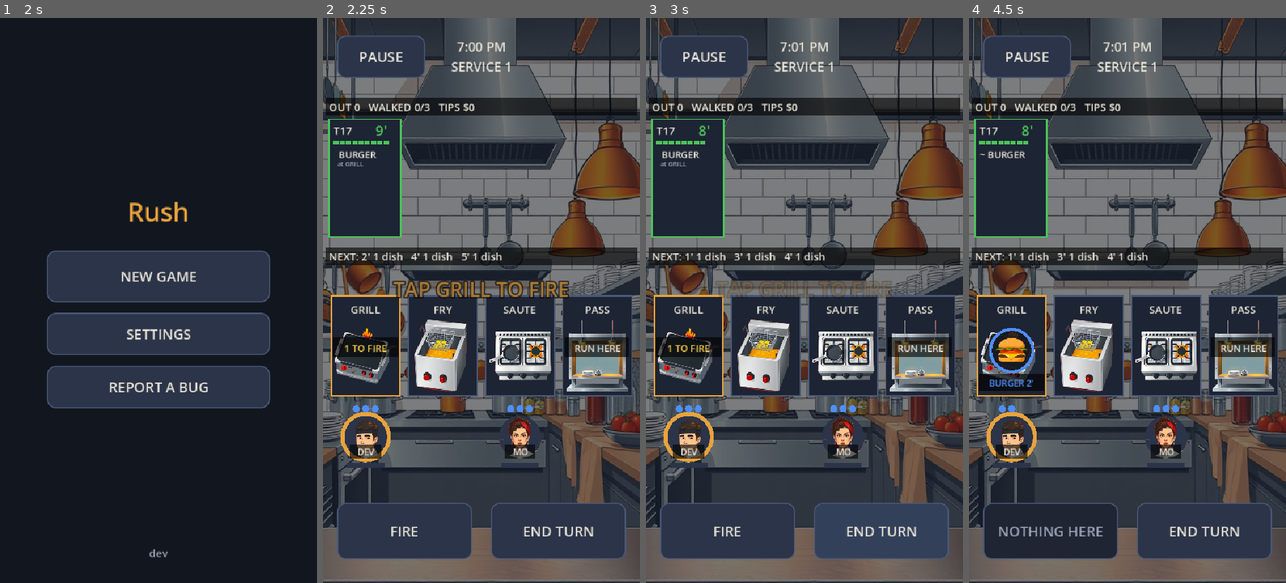
Above: before the commit, frames 1-4 (left to right).
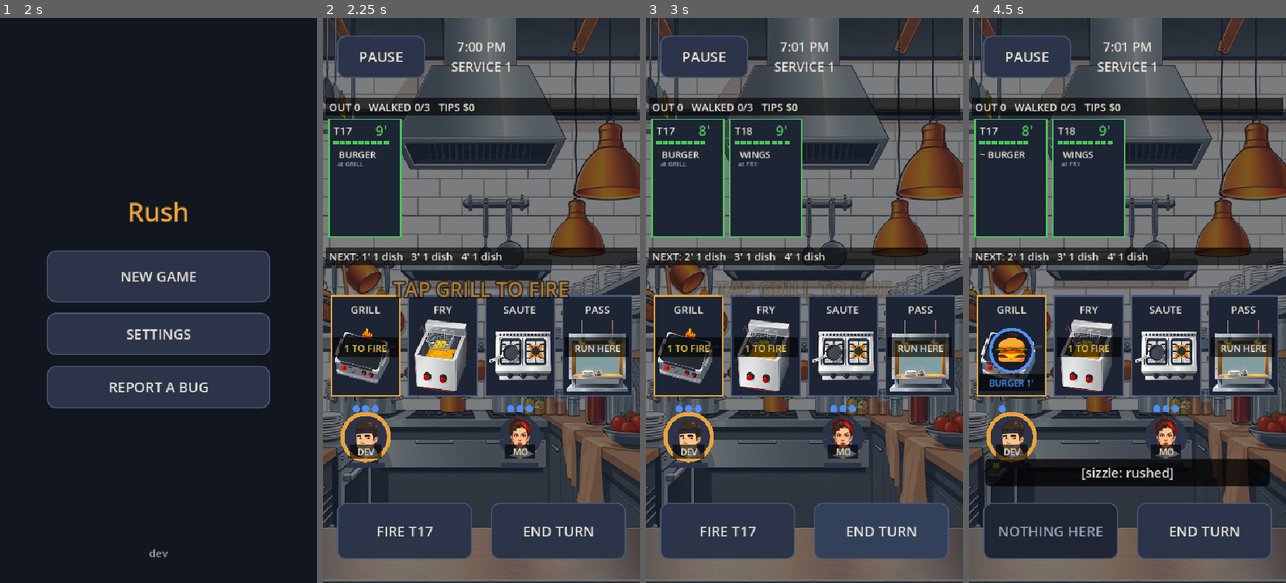
Above: after the commit, the same moments.

Repository: duffpowell-commits/Rush
Game: Godot game, scene res://scenes/boot.tscn
The game is run twice, just before and just after one commit, with the same random seed, the same clock (stepped at 60 frames per second) and the same inputs.
Inputs (mouse positions are in pixels of both pictures, inside the frame that each line leads up to):
- Up to frame 1 (2 s): click "Skip splash" at 0.5 s; click "SKIP" at 1.25 s
- Up to frame 2 (2.25 s): click "NEW GAME" at 2 s
- Up to frame 3 (3 s): click "END TURN" at 2.75 s
- Up to frame 4 (4.5 s): click (1051, 532) at 3.5 s, where only the run before the commit has a clickable "FIRE"; click (1051, 532) at 4.25 s, where only the run after the commit has a clickable "RUSH +STRESS"

Frame 1 is identical in both runs. In frame 2, 0.2% of the frame differs, in the area x 12-46%, y 41-92%; in frame 3, 4.9%; in frame 4, 9.1%, in the area x 5-95%, y 17-83%.

Commit message:
Pick the ticket, RUSH the grill, a pass window
From Claude's playtest (Duff picked the top 3):
- Tap a ticket card: FIRE cooks that table first; the button names the table.
- RUSH: a minute off a cooking pan, once a turn, for stress (TUNE rush_stress).
- Plating puts the dish on the pass window; any cook at the pass runs it.
- Curve retuned to 8 + 1 per service (the window made the bot far stronger).
- Save v3 moves a carried plate onto the window. New tests + PICK/RUSH/WINDOW autoplay.

Co-Authored-By: Claude Opus 5.5 <noreply@anthropic.com>
Claude-Session: https://claude.ai/code/session_01V3sbxLu4c4oLEvnvp25i9E

Diff:
--- a/scripts/autoplay.gd
+++ b/scripts/autoplay.gd
@@ -135,6 +135,51 @@
 		await _frames(3)
 	await _shot("game")
 	_check(game.score > start_score, "PLAY PASS (%d ticket out by %s)" % [game.score, game.k.clock()])
+	# Nov 25 playtest features, by real taps on a set-up minute (then the service is put back):
+	# tap a ticket to cook it first, RUSH a cooking pan, plates go up on the pass window and MO runs one.
+	var real: Dictionary = game.k.to_dict()
+	var kk: Object = game.k
+	kk.tickets = [
+		{"id": 901, "table": 21, "items": [{"dish": "STEAK", "state": "wait"}], "time": 3, "big": false},
+		{"id": 902, "table": 22, "items": [{"dish": "BURGER", "state": "wait"}, {"dish": "FRIES", "state": "cooking"}], "time": 8, "big": false}]
+	kk.pans = [{}, {"tid": 902, "dish": "FRIES", "left": 0, "sat": 0, "rushed": false}, {}]
+	kk.window = []
+	kk.crew[0].at = 0
+	kk.crew[1].at = 1
+	for cr in kk.crew:
+		cr.ap = kk.ap
+		cr.out = false
+		cr.stress = 0
+		cr.hand = {}
+	game.sel = 0
+	game.pick_tid = 0
+	game._after_move()
+	var fire_default: String = game.act_btn.text
+	await _tap_at(game.field.get_global_transform() * game.ticket_rect(1).get_center())   # table 22: less urgent
+	var pick_ok: bool = game.pick_tid == 902 and game.act_btn.text == "FIRE T22"
+	await _tap_at(game.field.get_global_transform() * game.station_rect(0).get_center())   # DEV's own station: act
+	pick_ok = pick_ok and kk.pans[0].get("tid", 0) == 902 and fire_default == "FIRE T21"
+	_check(pick_ok, "PICK PASS (button said FIRE T21, tapped table 22's ticket, FIRE cooked its burger)")
+	var left0: int = kk.pans[0].left
+	var rush_label: String = game.act_btn.text
+	game.act()
+	_check(rush_label == "RUSH +STRESS" and kk.pans[0].left == left0 - 1 and kk.crew[0].stress == kk.rush_stress,
+		"RUSH PASS (burger %d -> %d minutes, DEV stress %d)" % [left0, kk.pans[0].left, kk.crew[0].stress])
+	await _tap_at(game.field.get_global_transform() * game.cook_pos(1))
+	await _tap_at(game.field.get_global_transform() * game.station_rect(1).get_center())   # MO plates the fries
+	var up: bool = kk.window.size() == 1 and kk.crew[1].hand.is_empty()
+	game.field.queue_redraw()
+	await _shot("pick_rush_window")
+	game.end_turn()   # MO spent an action plating: a fresh turn to walk 2 stations and run
+	await _tap_at(game.field.get_global_transform() * game.station_rect(Kitchen.PASS_IX).get_center())
+	var on_pass: bool = kk.crew[1].at == Kitchen.PASS_IX and game.act_btn.text == "RUN"
+	game.act()
+	var ran: bool = kk.window.is_empty() and kk.ticket(902).items[1].state == "served"
+	_check(up and on_pass and ran, "WINDOW PASS (fries plated up on the window, MO walked to the pass and ran them)")
+	game.k = Kitchen.new()
+	game.k.from_dict(real)
+	game.pick_tid = 0
+	game._after_move()
 	# Both cooks at an end station stay fully on screen, a touch target apart.
 	var at_before: Array = [game.k.crew[0].at, game.k.crew[1].at]
 	var edge_ok := true
--- a/scripts/game.gd
+++ b/scripts/game.gd
@@ -31,19 +31,22 @@
 
 ## Live sliders (DEV MENU -> TUNE). Applied when a service starts.
 const TUNE := {"ticket_time": [4.0, 16.0], "crew_ap": [1.0, 5.0], "stress_cap": [2.0, 12.0],
-	"service_turns": [8.0, 40.0], "first_tickets": [2.0, 14.0], "more_tickets": [0.0, 4.0]}
+	"service_turns": [8.0, 40.0], "first_tickets": [2.0, 14.0], "more_tickets": [0.0, 4.0],
+	"rush_stress": [0.0, 3.0]}
 var ticket_time := 9.0
 var crew_ap := 3.0
 var stress_cap := 6.0
 var service_turns := 20.0
-var first_tickets := 6.0
+var first_tickets := 8.0
 var more_tickets := 1.0
+var rush_stress := 1.0
 
 var level := 1               # service number
 var score := 0               # tickets out, whole night
 var lives := LIVES
 var k: Kitchen
 var sel := 0                 # selected cook
+var pick_tid := 0            # ticket the player tapped: FIRE cooks for it first (0 = most urgent)
 var paused := false
 var over := false
 var between := false         # the grade sheet between two services is up
@@ -183,8 +186,15 @@
 		return
 	var god := " GOD" if get_node("/root/DebugMenu").god_mode else ""
 	hud.text = "%s%s\nSERVICE %d" % [k.clock(), god, level]
+	if pick_tid != 0 and k.ticket(pick_tid).is_empty():
+		pick_tid = 0   # served or walked: back to most urgent
 	var a := k.action_here(sel)
 	act_btn.text = a if a != "" else "NOTHING HERE"
+	if a == "FIRE":   # say which table it cooks for, picked or not
+		var fp := k.fire_pick(sel, pick_tid)
+		act_btn.text = "FIRE T%d" % fp.t.table
+	elif a == "RUSH":
+		act_btn.text = "RUSH +STRESS"
 	act_btn.disabled = a == ""
 	if note != null:
 		note.text = "  ".join(k.events)
@@ -200,9 +210,11 @@
 	k.turns = int(service_turns)
 	k.first_tickets = int(first_tickets)
 	k.more_tickets = int(more_tickets)
+	k.rush_stress = int(rush_stress)
 	k.start(level, rng.randi() if level > 1 else 0)
 	lives = LIVES
 	sel = 0
+	pick_tid = 0
 
 
 ## Selected cook acts where they stand (the big button, or tapping their own station).
@@ -210,8 +222,10 @@
 	if paused or over or between:
 		return
 	var what := k.action_here(sel)
-	if k.act_here(sel):
+	if k.act_here(sel, pick_tid):
 		get_node("/root/Audio").sfx("good", {"FIRE": 0.9, "PLATE": 1.0, "RUN": 1.15}.get(what, 1.0))
+		if what == "RUSH":
+			get_node("/root/Subs").cue("[sizzle: rushed]")
 		UI.buzz(15)
 		if what == "RUN":
 			score = k.served + _night_before
@@ -335,11 +349,15 @@
 		["end_turn", "TAP END TURN: COOK", func(): return k.pans.any(func(p): return not p.is_empty()),
 			func(): return k.turn > 0],
 		["plate", "UP! TAP PLATE", func(): return k.pans.any(func(p): return not p.is_empty() and p.left <= 0),
-			func(): return k.crew.any(func(c): return not c.hand.is_empty()) or k.served > 0],
-		["run", "TAP PASS, THEN RUN", func(): return k.crew.any(func(c): return not c.hand.is_empty()),
+			func(): return not k.window.is_empty() or k.served > 0],
+		["run", "TAP PASS, THEN RUN", func(): return not k.window.is_empty(),
 			func(): return k.served > 0],
 		["switch", "TAP MO TO SWITCH", func(): return k.served > 0 and not k.crew[1].out,
 			func(): return sel != 0 or k.crew[1].out],
+		["pick", "TAP TICKET: COOK FIRST", func(): return k.tickets.size() >= 2,
+			func(): return pick_tid != 0],
+		["rush", "RUSH IT: +STRESS", func(): return k.action_here(sel) == "RUSH",
+			func(): return k.pans.any(func(p): return p.get("rushed", false))],
 	]
 
 
@@ -364,6 +382,20 @@
 
 
 # Layout, in field coordinates. Rail on top, the line in the middle, crew under their stations.
+## The rail's tickets, most urgent first: the order the cards are drawn in.
+func rail_tickets() -> Array:
+	var shown: Array = k.tickets.duplicate()
+	shown.sort_custom(func(a, b): return a.time < b.time)
+	return shown
+
+
+func ticket_rect(i: int) -> Rect2:
+	var pad := 10.0
+	var cw := (field.size.x - pad * 5.0) / 4.0
+	return Rect2(pad + i * (cw + pad), _rail_y(), cw, 200.0)
+
+
+
 func _rail_y() -> float:
 	return 30.0 + UI.MIN_TOUCH + 70.0
 
@@ -406,6 +438,13 @@
 
 ## A tap at a point on the field (also used by the autoplay bot).
 func tap(p: Vector2) -> void:
+	var rail := rail_tickets()
+	for i in mini(rail.size(), 4):
+		if ticket_rect(i).has_point(p):   # pick this table to cook first; tap again to unpick
+			pick_tid = 0 if pick_tid == rail[i].id else rail[i].id
+			get_node("/root/Audio").sfx("click")
+			_after_move()
+			return
 	for c in k.crew.size():
 		if not k.crew[c].out and cook_pos(c).distance_to(p) <= COOK_R + 6.0:
 			sel = c
@@ -452,16 +491,19 @@
 	var ink := UI.ink()
 	# --- the rail: tickets on now, then what's coming next
 	var y0 := _rail_y()
-	var shown: Array = k.tickets.duplicate()
-	shown.sort_custom(func(a, b): return a.time < b.time)
+	var shown: Array = rail_tickets()
 	var pad := 10.0
-	var cw := (f.size.x - pad * 5.0) / 4.0
 	for i in mini(shown.size(), 4):
 		var t: Dictionary = shown[i]
-		var r := Rect2(pad + i * (cw + pad), y0, cw, 200.0)
+		var r := ticket_rect(i)
 		var tone := "good" if t.time > 4 else ("warn" if t.time > 2 else "bad")
 		f.draw_rect(r, UI.panel_color())
 		f.draw_rect(r, UI.key(tone), false, 4.0 if tone == "bad" else 2.0)
+		if t.id == pick_tid:   # picked: a thick accent frame plus a tab on the bottom (shape, not colour alone)
+			f.draw_rect(r.grow(4.0), UI.ACCENT, false, 4.0)
+			f.draw_rect(Rect2(r.position.x, r.end.y - 26, r.size.x, 26), UI.ACCENT)
+			f.draw_string(font, Vector2(r.position.x, r.end.y - 7), "COOK FIRST", HORIZONTAL_ALIGNMENT_CENTER, r.size.x,
+				UI.font_size(13), UI.BG)
 		f.draw_string(font, r.position + Vector2(8, 26), "T%d" % t.table,
 			HORIZONTAL_ALIGNMENT_LEFT, r.size.x - 56, UI.font_size(18), ink)
 		if t.big:   # small, between the table number and the clock, so it never runs into either
@@ -530,8 +572,12 @@
 				f.draw_string(font, r.get_center() + Vector2(-r.size.x / 2, 10), "%d TO FIRE" % waiting,
 					HORIZONTAL_ALIGNMENT_CENTER, r.size.x, UI.font_size(16), UI.key("warn"))
 		elif i == Kitchen.PASS_IX:
+			for w in mini(k.window.size(), 3):   # plates up on the window, waiting for a runner
+				_draw_fit(f, ART_DISHES[k.window[w].dish], Rect2(r.position.x + 6 + w * 36, r.position.y + 34, 40, 40))
 			_plate(f, Rect2(r.position.x + 4, r.get_center().y - 14, r.size.x - 8, 32))
-			f.draw_string(font, r.get_center() + Vector2(-r.size.x / 2, 10), "RUN HERE", HORIZONTAL_ALIGNMENT_CENTER, r.size.x, UI.font_size(16), ink)
+			var up := "%d TO RUN" % k.window.size() if not k.window.is_empty() else "RUN HERE"
+			f.draw_string(font, r.get_center() + Vector2(-r.size.x / 2, 10), up, HORIZONTAL_ALIGNMENT_CENTER, r.size.x,
+				UI.font_size(16), UI.key("good") if not k.window.is_empty() else ink)
 	# --- crew
 	for c in k.crew.size():
 		var cr: Dictionary = k.crew[c]
--- a/scripts/kitchen.gd
+++ b/scripts/kitchen.gd
@@ -4,8 +4,11 @@
 ##
 ## The line, left to right: GRILL, FRY, SAUTE, PASS. Each cook station holds one pan.
 ## A turn is one minute of service. Each cook gets AP actions a turn:
-##   move one station = 1 AP, FIRE a dish at your station = 1, PLATE a finished dish = 1,
-##   RUN a plate at the pass = 1 (that dish is served).
+##   move one station = 1 AP, FIRE a dish at your station = 1 (the player can pick the ticket),
+##   RUSH a cooking pan = 1 (a minute off, once a turn, costs stress), PLATE a finished dish = 1
+##   (it goes up on the pass window), RUN a plate from the window at the pass = 1 (served).
+## Nov 25 playtest: picking the ticket, RUSH and the window were added so the turn is choices,
+## not walking (a grill->pass->grill trip used to eat a whole turn).
 ## End of turn: pans cook one step, finished pans left sitting burn, ticket clocks tick down.
 ## A ticket at 0 is walked (a comp). Too many comps and the night is over.
 ## Stress: a working cook gains 1 at end of turn while any ticket is red (2 min or less), and 2 for a burn on
@@ -30,13 +33,15 @@
 var ap := 3              # actions per cook per turn
 var stress_cap := 6
 var burn_after := 1      # a finished pan burns at the end of the turn its wait passes this (2 turns to plate at 1)
-var first_tickets := 6   # tickets in service 1
-var more_tickets := 1    # extra tickets each later service (greedy bot, 200 seeds: s2 ~40% game over, s3 ~65%)
+var rush_stress := 1     # stress a RUSH costs the cook
+var first_tickets := 8   # tickets in service 1
+var more_tickets := 1    # extra tickets each later service (greedy bot with the pass window, 200 seeds: s2 ~41% game over, s3 ~69%; was 6+1 before the window)
 
 var service := 1
 var turn := 0
 var crew: Array = []        # {name, at, ap, stress, out, hand: {} or {tid, dish}, acted}
-var pans: Array = []        # per cook station: {} or {tid, dish, left, sat}
+var pans: Array = []        # per cook station: {} or {tid, dish, left, sat, rushed}
+var window: Array = []      # plated dishes up on the pass: {tid, dish}
 var tickets: Array = []     # active: {id, table, items: [{dish, state}], time, big}
 var incoming: Array = []    # not yet on the rail: {arrive, ticket}
 var served := 0             # tickets out complete
@@ -64,6 +69,7 @@
 	crew[0].at = 0
 	crew[1].at = 2
 	pans = [{}, {}, {}]
+	window.clear()
 	tickets.clear()
 	incoming.clear()
 	var count := maxi(1, first_tickets + more_tickets * (n - 1))
@@ -139,21 +145,35 @@
 	return true
 
 
-## Fire the most urgent waiting dish for this cook's station. tid picks a ticket instead.
+## Fire a waiting dish at this cook's station: the picked ticket (tid) if it has one here, else the
+## most urgent ticket.
 func fire(c: int, tid: int = 0) -> bool:
 	if not can_act(c):
 		return false
 	var s: int = crew[c].at
 	if s == PASS_IX or not pans[s].is_empty():
 		return false
-	var pick := _waiting_for(s, tid)
+	var pick := fire_pick(c, tid)
 	if pick.is_empty():
 		return false
 	pick.item.state = "cooking"
-	pans[s] = {"tid": pick.t.id, "dish": pick.item.dish, "left": DISHES[pick.item.dish].cook, "sat": 0}
+	pans[s] = {"tid": pick.t.id, "dish": pick.item.dish, "left": DISHES[pick.item.dish].cook, "sat": 0, "rushed": false}
 	crew[c].ap -= 1
 	crew[c].acted = true
 	return true
+
+
+## What FIRE would cook for cook c ({t, item}, or {} for nothing), so the screen can say which table.
+func fire_pick(c: int, tid: int = 0) -> Dictionary:
+	if c < 0 or c >= crew.size():
+		return {}
+	var s: int = crew[c].at
+	if s == PASS_IX:
+		return {}
+	var pick := _waiting_for(s, tid)
+	if pick.is_empty() and tid != 0:
+		pick = _waiting_for(s, 0)
+	return pick
 
 
 func _waiting_for(s: int, tid: int) -> Dictionary:
@@ -168,9 +188,9 @@
 	return {}
 
 
-## Pick up the finished dish from this cook's station.
+## Plate the finished dish at this cook's station: it goes up on the pass window.
 func plate(c: int) -> bool:
-	if not can_act(c) or not crew[c].hand.is_empty():
+	if not can_act(c):
 		return false
 	var s: int = crew[c].at
 	if s == PASS_IX or pans[s].is_empty() or pans[s].left > 0:
@@ -186,18 +206,44 @@
 		if it.state == "cooking" and it.dish == p.dish:
 			it.state = "carried"
 			break
-	crew[c].hand = {"tid": p.tid, "dish": p.dish}
+	window.append({"tid": p.tid, "dish": p.dish})
 	crew[c].ap -= 1
 	crew[c].acted = true
 	return true
 
 
-## Run the plate in hand at the pass. A ticket with every dish run is out: tips by time left.
+## A minute off a cooking pan, once per pan per turn. The cook pays in stress.
+func rush(c: int) -> bool:
+	if not can_act(c) or crew[c].at == PASS_IX:
+		return false
+	var p: Dictionary = pans[crew[c].at]
+	if p.is_empty() or p.left <= 0 or p.get("rushed", false):
+		return false
+	p.left -= 1
+	p.rushed = true
+	crew[c].stress += rush_stress
+	crew[c].ap -= 1
+	crew[c].acted = true
+	return true
+
+
+## Run a plate at the pass: the one in hand (saves from before the window), else the window plate
+## whose table is closest to walking. A ticket with every dish run is out: tips by time left.
 func run(c: int) -> bool:
-	if not can_act(c) or crew[c].at != PASS_IX or crew[c].hand.is_empty():
+	if not can_act(c) or crew[c].at != PASS_IX:
 		return false
 	var h: Dictionary = crew[c].hand
-	crew[c].hand = {}
+	if not h.is_empty():
+		crew[c].hand = {}
+	elif window.is_empty():
+		return false
+	else:
+		var best := 0
+		for i in window.size():
+			if ticket(window[i].tid).get("time", 99) < ticket(window[best].tid).get("time", 99):
+				best = i
+		h = window[best]
+		window.remove_at(best)
 	crew[c].ap -= 1
 	crew[c].acted = true
 	var t := ticket(h.tid)
@@ -216,27 +262,33 @@
 
 
 ## The one sensible action for cook c where they stand, or "" (game.gd's big button).
-func action_here(c: int) -> String:
+## RUSH only when allow_rush: the bot leaves it alone, so the balance curve measures the base game.
+func action_here(c: int, allow_rush: bool = true) -> String:
 	if not can_act(c):
 		return ""
 	var s: int = crew[c].at
 	if s == PASS_IX:
-		return "RUN" if not crew[c].hand.is_empty() else ""
-	if not pans[s].is_empty() and pans[s].left <= 0 and crew[c].hand.is_empty():
+		return "RUN" if not crew[c].hand.is_empty() or not window.is_empty() else ""
+	var p: Dictionary = pans[s]
+	if not p.is_empty() and p.left <= 0:
 		return "PLATE"
-	if pans[s].is_empty() and not _waiting_for(s, 0).is_empty():
+	if p.is_empty() and not _waiting_for(s, 0).is_empty():
 		return "FIRE"
+	if allow_rush and not p.is_empty() and p.left > 0 and not p.get("rushed", false):
+		return "RUSH"
 	return ""
 
 
-func act_here(c: int) -> bool:
-	match action_here(c):
+func act_here(c: int, tid: int = 0, allow_rush: bool = true) -> bool:
+	match action_here(c, allow_rush):
 		"RUN":
 			return run(c)
 		"PLATE":
 			return plate(c)
 		"FIRE":
-			return fire(c)
+			return fire(c, tid)
+		"RUSH":
+			return rush(c)
 	return false
 
 
@@ -251,6 +303,7 @@
 		var p: Dictionary = pans[s]
 		if p.is_empty():
 			continue
+		p.rushed = false
 		if p.left > 0:
 			p.left -= 1
 		else:
@@ -277,6 +330,7 @@
 			for s in pans.size():
 				if not pans[s].is_empty() and pans[s].tid == t.id:
 					pans[s] = {}
+			window = window.filter(func(w): return w.tid != t.id)   # its plates on the pass are binned
 			for cr in crew:   # a plate for a walked table is binned, so the cook's hands are free
 				if not cr.hand.is_empty() and cr.hand.tid == t.id:
 					cr.hand = {}
@@ -336,13 +390,14 @@
 		"tickets": tickets.duplicate(true), "incoming": incoming.duplicate(true), "served": served,
 		"walked": walked, "tips": tips, "done": done, "total": total, "next_id": _next_id,
 		"rng": str(rng.state), "turns": turns, "ticket_time": ticket_time, "ap": ap,
-		"stress_cap": stress_cap, "burn_after": burn_after}
+		"stress_cap": stress_cap, "burn_after": burn_after,
+		"window": window.duplicate(true), "rush_stress": rush_stress}
 
 
 ## Load a to_dict() back. JSON turns every number into a float, so ints are cast back here.
 func from_dict(d: Dictionary) -> bool:
 	for key in ["crew", "tickets", "pans", "incoming", "service", "turn", "served", "walked", "tips",
-			"done", "next_id", "rng", "turns", "ticket_time", "ap", "stress_cap", "burn_after"]:
+			"done", "next_id", "rng", "turns", "ticket_time", "ap", "stress_cap", "burn_after", "window"]:
 		if not d.has(key):
 			return false   # a mangled save: keep the fresh service instead
 	service = int(d.service)
@@ -359,6 +414,10 @@
 	ap = int(d.ap)
 	stress_cap = int(d.stress_cap)
 	burn_after = int(d.burn_after)
+	rush_stress = int(d.get("rush_stress", 1))
+	window = []
+	for w in d.window:
+		window.append({"tid": int(w.tid), "dish": str(w.dish)})
 	crew = []
 	for c in d.crew:
 		var h: Dictionary = c.hand
@@ -367,7 +426,8 @@
 			"hand": {} if h.is_empty() else {"tid": int(h.tid), "dish": str(h.dish)}})
 	pans = []
 	for p in d.pans:
-		pans.append({} if p.is_empty() else {"tid": int(p.tid), "dish": str(p.dish), "left": int(p.left), "sat": int(p.sat)})
+		pans.append({} if p.is_empty() else {"tid": int(p.tid), "dish": str(p.dish), "left": int(p.left), "sat": int(p.sat),
+			"rushed": bool(p.get("rushed", false))})
 	tickets = []
 	for t in d.tickets:
 		tickets.append(_ticket_from(t))
@@ -404,7 +464,7 @@
 			continue   # rest this turn or walk out
 		while can_act(c) and guard < 8:
 			guard += 1
-			if act_here(c):
+			if act_here(c, 0, false):
 				acts += 1
 				continue
 			var goal := _bot_goal(c)
@@ -420,6 +480,9 @@
 
 func _bot_goal(c: int) -> int:
 	if not crew[c].hand.is_empty():
+		return PASS_IX
+	# Plates waiting on the window and nobody at the pass.
+	if not window.is_empty() and not _other_at(c, PASS_IX):
 		return PASS_IX
 	# A finished pan nobody else is standing at.
 	for s in pans.size():
--- a/scripts/save_game.gd
+++ b/scripts/save_game.gd
@@ -7,7 +7,8 @@
 ## Writes go to a temp file first, then replace the real one, so a kill mid-write can't leave
 ## a half-written save.
 
-const VERSION := 2   # 2 (Rush, Nov 25): adds "kitchen", the service in progress; "lives" dropped
+const VERSION := 3   # 2 (Rush, Nov 25): adds "kitchen", the service in progress; "lives" dropped
+# 3 (Rush, Nov 25 playtest): the kitchen gains a pass "window"; plates in a cook's hand move onto it
 var path := "user://run.json"
 
 
@@ -56,4 +57,14 @@
 	if int(d.get("_version", 1)) < 2:
 		d.erase("lives")   # v1 had no mid-service state: CONTINUE starts the saved service fresh
 		d["_version"] = 2
+	if int(d.get("_version", 1)) < 3:
+		var kd: Variant = d.get("kitchen", null)
+		if kd is Dictionary and not kd.has("window"):
+			var win: Array = []
+			for c in kd.get("crew", []):   # a plate in hand goes up on the window (run() still takes hands too)
+				if c is Dictionary and c.get("hand", {}) is Dictionary and not c.hand.is_empty():
+					win.append(c.hand)
+					c.hand = {}
+			kd["window"] = win
+		d["_version"] = 3
 	return d
--- a/tests/run_tests.gd
+++ b/tests/run_tests.gd
@@ -367,7 +367,7 @@
 	k.end_turn()
 	k.end_turn()
 	check(k.pans[0].left == 0 and k.action_here(0) == "PLATE", "burger is up after 2 minutes")
-	check(k.plate(0) and k.crew[0].hand.dish == "BURGER", "plated into DEV's hand")
+	check(k.plate(0) and k.window.size() == 1 and k.window[0].dish == "BURGER", "plated up onto the pass window")
 	check(not k.move(0, 3), "can't cross 3 stations on 2 actions")
 	check(k.move(0, 2) and k.crew[0].ap == 0, "2 stations = 2 actions")
 	k.end_turn()
@@ -493,7 +493,7 @@
 func test_save_migrates_v1() -> void:
 	var sv = load("res://scripts/save_game.gd").new()
 	var d: Dictionary = sv._migrate({"_version": 1, "level": 3, "score": 9, "lives": 2})
-	check(int(d.level) == 3 and int(d.score) == 9 and not d.has("lives") and int(d._version) == 2, "v1 -> v2")
+	check(int(d.level) == 3 and int(d.score) == 9 and not d.has("lives") and int(d._version) == 3, "v1 -> v3")
 	sv.free()
 
 
@@ -516,6 +516,71 @@
 	check(over[3] > over[2], "service 3 is harder (%d%% vs %d%%)" % [over[3], over[2]])
 
 
+## Nov 25 playtest: the player picks which ticket FIRE cooks; without a pick it's the most urgent.
+func test_kitchen_pick_ticket() -> void:
+	var k := _kitchen()
+	k.tickets = [
+		{"id": 50, "table": 5, "items": [{"dish": "STEAK", "state": "wait"}], "time": 3, "big": false},
+		{"id": 60, "table": 6, "items": [{"dish": "BURGER", "state": "wait"}], "time": 9, "big": false}]
+	check(k.fire_pick(0).t.id == 50, "no pick: the most urgent ticket")
+	check(k.fire_pick(0, 60).t.id == 60, "picked: that ticket")
+	check(k.fire_pick(0, 999).t.id == 50, "a pick with nothing at this station falls back to most urgent")
+	check(k.act_here(0, 60) and k.pans[0].tid == 60 and k.pans[0].dish == "BURGER", "FIRE cooked the picked table")
+
+
+## RUSH: a minute off a cooking pan, once a turn, for stress. The bot never rushes.
+func test_kitchen_rush() -> void:
+	var k := _kitchen()
+	k.tickets = [{"id": 70, "table": 7, "items": [{"dish": "STEAK", "state": "wait"}], "time": 9, "big": false}]
+	k.fire(0)
+	check(k.action_here(0) == "RUSH" and k.action_here(0, false) == "", "a cooking pan offers RUSH (not to the bot)")
+	var st: int = k.crew[0].stress
+	check(k.rush(0) and k.pans[0].left == 2 and k.crew[0].stress == st + k.rush_stress, "rush: a minute off, stress up")
+	check(not k.rush(0), "only once a turn")
+	k.end_turn()
+	check(k.pans[0].left == 1 and k.rush(0) and k.pans[0].left == 0, "next turn it can rush again")
+	check(k.action_here(0) == "PLATE", "a 3-minute steak is up after one end of turn")
+
+
+## The pass window: plates go up, any cook at the pass runs them; a walked table's plates are binned.
+func test_kitchen_window() -> void:
+	var k := _kitchen()
+	k.tickets = [
+		{"id": 80, "table": 8, "items": [{"dish": "FRIES", "state": "wait"}], "time": 9, "big": false},
+		{"id": 81, "table": 9, "items": [{"dish": "SCAMPI", "state": "wait"}], "time": 1, "big": false}]
+	k.move(0, 1)
+	k.fire(0)
+	k.crew[1].at = 2
+	k.fire(1)
+	k.end_turn()   # both are 1-minute dishes; table 9 walks at the end of this turn
+	check(k.walked == 1, "table 9 walked")
+	k.crew[1].at = 2
+	check(k.pans[2].is_empty(), "its pan was cleared")
+	check(k.plate(0) and k.window.size() == 1, "fries up on the window")
+	check(k.crew[0].hand.is_empty(), "DEV's hands stay free")
+	k.crew[1].at = 3
+	check(k.action_here(1) == "RUN" and k.run(1) and k.served == 1, "MO runs it from the pass")
+	k.window = [{"tid": 999, "dish": "PASTA"}]
+	k.tickets = [{"id": 999, "table": 3, "items": [{"dish": "PASTA", "state": "carried"}], "time": 1, "big": false}]
+	k.end_turn()
+	check(k.window.is_empty(), "a walked table's plate leaves the window")
+
+
+## A v2 save from before the window: a plate in a cook's hand moves onto the window.
+func test_save_migrates_v2() -> void:
+	var sv = load("res://scripts/save_game.gd").new()
+	var a := Kitchen.new()
+	a.start(1)
+	var kd: Dictionary = a.to_dict()
+	kd.erase("window")
+	kd.crew[0].hand = {"tid": 1, "dish": "BURGER"}
+	var d: Dictionary = sv._migrate({"_version": 2, "level": 1, "score": 0, "kitchen": kd})
+	check(int(d._version) == 3 and d.kitchen.window.size() == 1 and d.kitchen.crew[0].hand.is_empty(), "hand -> window")
+	var b := Kitchen.new()
+	check(b.from_dict(d.kitchen) and b.window.size() == 1, "and it loads")
+	sv.free()
+
+
 ## Grades: a clean service is an A; walked tables cost a letter each.
 func test_kitchen_grade() -> void:
 	var k := _kitchen()
Binary file changed: docs/renders/flow_char_climb.png
Binary file changed: docs/renders/flow_char_crouch.png
Binary file changed: docs/renders/flow_char_jump.png
Binary file changed: docs/renders/flow_char_punch.png
Binary file changed: docs/renders/flow_char_ragdoll.png
Binary file changed: docs/renders/flow_char_run.png
Binary file changed: docs/renders/flow_char_stairs.png
Binary file changed: docs/renders/flow_char_strafe.png
Binary file changed: docs/renders/flow_char_swim.png
Binary file changed: docs/renders/flow_first_minute.png
Binary file changed: docs/renders/flow_game.png
Binary file changed: docs/renders/flow_game_lefthanded.png
(and 14 more such lines)
